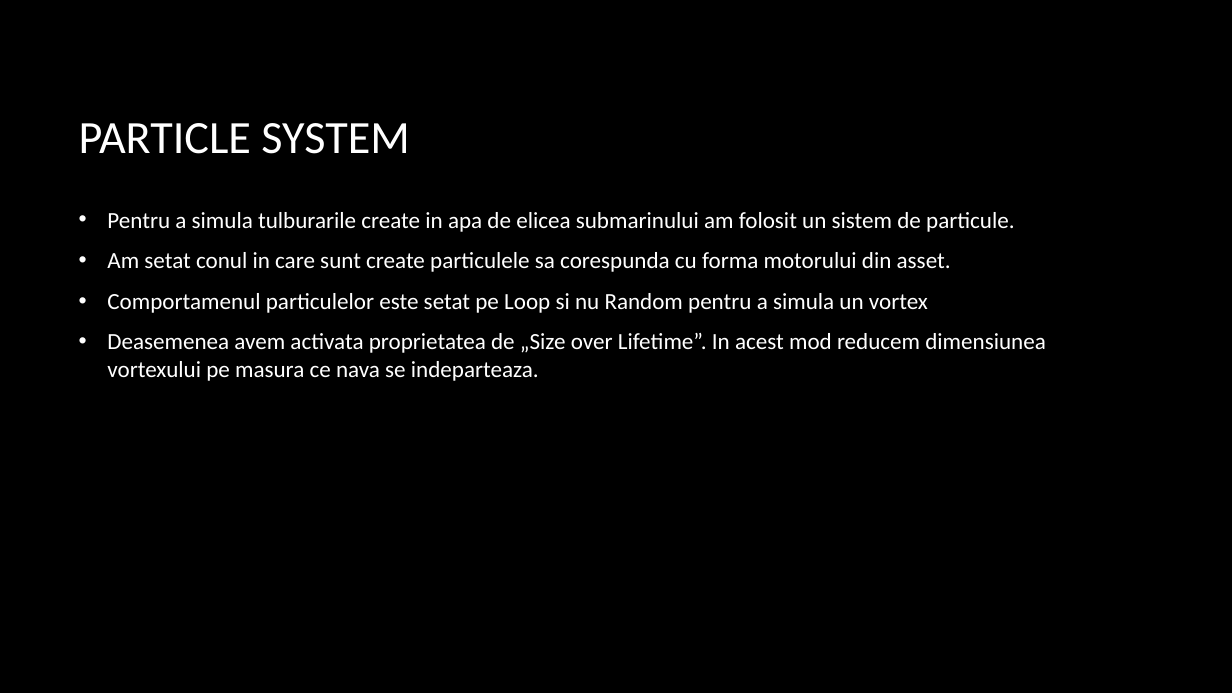
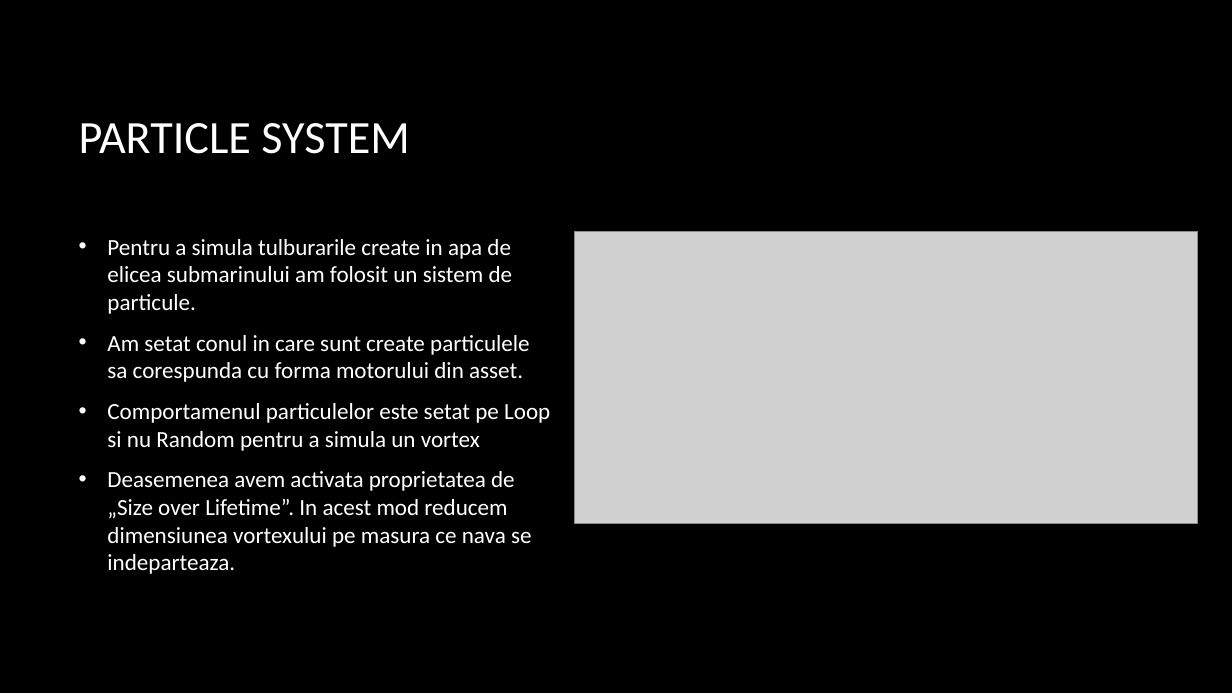
Before and after one commit to AntonVonDelta/ProiectPAS, a slide deck: slide 14 of Prezentare/OceanExploration.pptx. Drawn at 1232x693 pixels with LibreOffice and Linux fonts; fonts in the diff are those of the drawing; grey boxes stand for pictures; background and template pictures are left out. Boxes give left, top, right and bottom in pixels: in the first picture for what was removed or moved away, otherwise in the second. Text is boxed around its words. In the diff, an @@ line names an element or a change of style, - is before the commit and + after.

```diff
--- a/Prezentare/OceanExploration.pptx
+++ b/Prezentare/OceanExploration.pptx
@@ text "Pentru a simula tulburarile create ..." rewrapped from [107,212,1046,381] to [107,239,550,574] @@
@@ picture added at [575,231,1199,523] @@
```
Also in this commit, not shown: 1 other slide changed, 3 slides removed.
